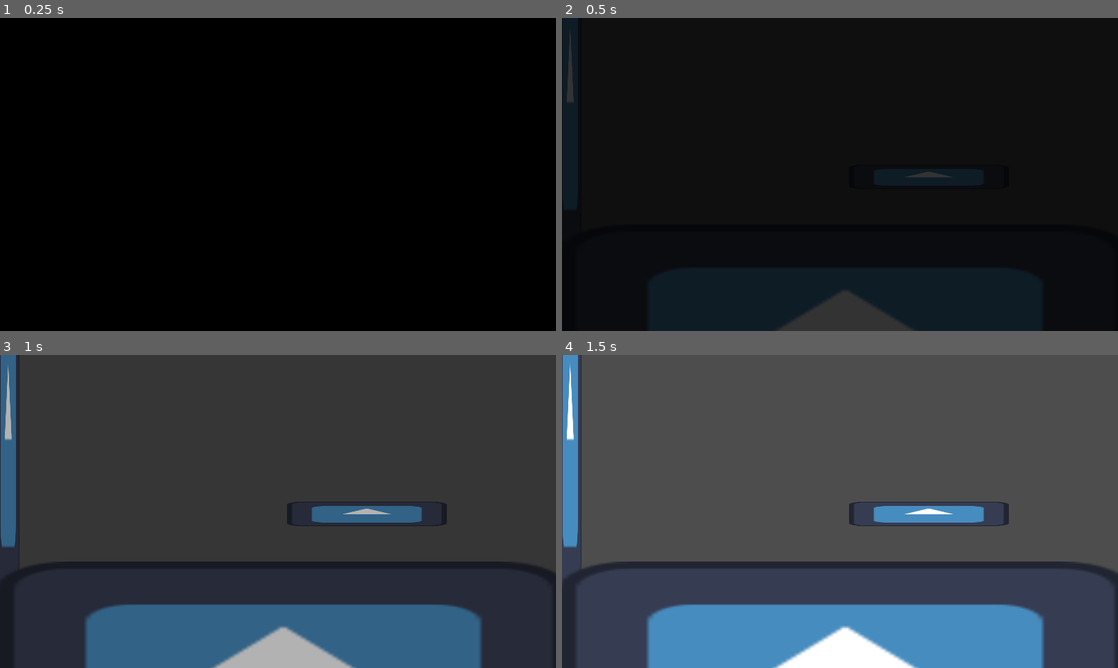
Above: before the commit, frames 1-4 (two rows, left to right).
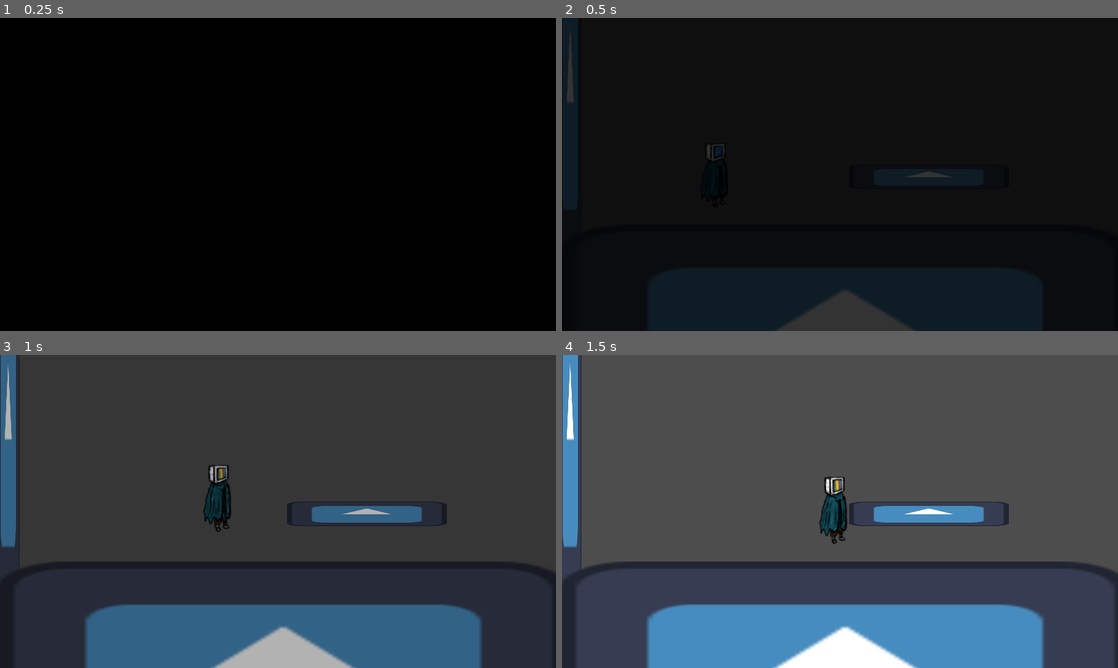
Above: after the commit, the same moments.

Repository: rainy-day-game/Project-Freeze
Game: Godot game, scene res://Logo Intro/intro.tscn
Same seed, same stepped clock (60 frames per second), same inputs: the game is played once before the commit and once after it. The engine's default icon, where the game draws it, is replaced by a stand-in: a white triangle on a blue panel in a dark square. Video files are missing from this copy of the repository; at most half a second of black plays in their place.
Inputs:
- Up to frame 1 (0.25 s): no input
- Up to frame 2 (0.5 s): no input
- Up to frame 3 (1 s): tap Enter (ui_accept) at 0.5, 0.77 s; hold Right (ui_right) from 0.53 s (still down)
- Up to frame 4 (1.5 s): keep holding Right (ui_right)

Frame 1 is identical in both runs. In frame 2, less than 0.1% of the frame differs, in the area x 26-30%, y 40-46%; in frame 3, 0.8%; in frame 4, 0.8%, in the area x 46-52%, y 38-61%.

Commit message:
oops i messed up the merge

Diff:
--- a/Player.tscn
+++ b/Player.tscn
@@ -1,19 +1,20 @@
-[gd_scene load_steps=16 format=3 uid="uid://b3rcve8ampq0s"]
+[gd_scene load_steps=18 format=3 uid="uid://b3rcve8ampq0s"]
 
-[ext_resource type="Texture2D" uid="uid://dhrmy1dydb2fh" path="res://image exports maincharacter/idle/idle left_0000.png" id="1_ipw7c"]
-[ext_resource type="Texture2D" uid="uid://ji8mkndnp7m4" path="res://image exports maincharacter/idle/idle left_0002.png" id="2_ij077"]
-[ext_resource type="Texture2D" uid="uid://t1i27ntvpbo5" path="res://image exports maincharacter/idle/idle left_0004.png" id="3_q1ihf"]
-[ext_resource type="Texture2D" uid="uid://coqx3us3pbg4v" path="res://image exports maincharacter/idle/main idle_0000.png" id="4_ewx5x"]
-[ext_resource type="Texture2D" uid="uid://bt3ktunecagof" path="res://image exports maincharacter/idle/main idle_0002.png" id="5_1jxjt"]
-[ext_resource type="Texture2D" uid="uid://c180ti2fgqcit" path="res://image exports maincharacter/idle/main idle_0004.png" id="6_3f54v"]
-[ext_resource type="Texture2D" uid="uid://eenp46tbv0gs" path="res://image exports maincharacter/left/walk left_0000.png" id="7_xec76"]
-[ext_resource type="Texture2D" uid="uid://44yk4bs7xskk" path="res://image exports maincharacter/left/walk left_0001.png" id="8_nc4fw"]
-[ext_resource type="Texture2D" uid="uid://dyb3bhvrt0i28" path="res://image exports maincharacter/left/walk left_0003.png" id="9_dji45"]
-[ext_resource type="Texture2D" uid="uid://dvjyy23w55bkc" path="res://image exports maincharacter/left/walk left_0005.png" id="10_pxqat"]
-[ext_resource type="Texture2D" uid="uid://dicohasqgvgi1" path="res://image exports maincharacter/right/walk right_0000.png" id="11_q5eau"]
-[ext_resource type="Texture2D" uid="uid://bw0n1b1karyaw" path="res://image exports maincharacter/right/walk right_0001.png" id="12_6hs6p"]
-[ext_resource type="Texture2D" uid="uid://dvcfkaddhkwup" path="res://image exports maincharacter/right/walk right_0003.png" id="13_a4lbu"]
-[ext_resource type="Texture2D" uid="uid://ubocc13a15jv" path="res://image exports maincharacter/right/walk right_0005.png" id="14_6xpte"]
+[ext_resource type="Script" path="res://Player.gd" id="1_bfcxh"]
+[ext_resource type="Texture2D" uid="uid://dhrmy1dydb2fh" path="res://art assets/Player/image exports maincharacter/idle/idle left_0000.png" id="1_ipw7c"]
+[ext_resource type="Texture2D" uid="uid://ji8mkndnp7m4" path="res://art assets/Player/image exports maincharacter/idle/idle left_0002.png" id="2_ij077"]
+[ext_resource type="Texture2D" uid="uid://t1i27ntvpbo5" path="res://art assets/Player/image exports maincharacter/idle/idle left_0004.png" id="3_q1ihf"]
+[ext_resource type="Texture2D" uid="uid://coqx3us3pbg4v" path="res://art assets/Player/image exports maincharacter/idle/main idle_0000.png" id="4_ewx5x"]
+[ext_resource type="Texture2D" uid="uid://bt3ktunecagof" path="res://art assets/Player/image exports maincharacter/idle/main idle_0002.png" id="5_1jxjt"]
+[ext_resource type="Texture2D" uid="uid://c180ti2fgqcit" path="res://art assets/Player/image exports maincharacter/idle/main idle_0004.png" id="6_3f54v"]
+[ext_resource type="Texture2D" uid="uid://eenp46tbv0gs" path="res://art assets/Player/image exports maincharacter/left/walk left_0000.png" id="7_xec76"]
+[ext_resource type="Texture2D" uid="uid://44yk4bs7xskk" path="res://art assets/Player/image exports maincharacter/left/walk left_0001.png" id="8_nc4fw"]
+[ext_resource type="Texture2D" uid="uid://dyb3bhvrt0i28" path="res://art assets/Player/image exports maincharacter/left/walk left_0003.png" id="9_dji45"]
+[ext_resource type="Texture2D" uid="uid://dvjyy23w55bkc" path="res://art assets/Player/image exports maincharacter/left/walk left_0005.png" id="10_pxqat"]
+[ext_resource type="Texture2D" uid="uid://dicohasqgvgi1" path="res://art assets/Player/image exports maincharacter/right/walk right_0000.png" id="11_q5eau"]
+[ext_resource type="Texture2D" uid="uid://bw0n1b1karyaw" path="res://art assets/Player/image exports maincharacter/right/walk right_0001.png" id="12_6hs6p"]
+[ext_resource type="Texture2D" uid="uid://dvcfkaddhkwup" path="res://art assets/Player/image exports maincharacter/right/walk right_0003.png" id="13_a4lbu"]
+[ext_resource type="Texture2D" uid="uid://ubocc13a15jv" path="res://art assets/Player/image exports maincharacter/right/walk right_0005.png" id="14_6xpte"]
 
 [sub_resource type="SpriteFrames" id="SpriteFrames_yqn7q"]
 animations = [{
@@ -91,10 +92,19 @@
 "speed": 5.0
 }]
 
-[node name="Node2D" type="Node2D"]
+[sub_resource type="CapsuleShape2D" id="CapsuleShape2D_y4bdy"]
+radius = 30.0
+height = 150.0
 
-[node name="player" type="Node2D" parent="."]
+[node name="Player" type="CharacterBody2D"]
+script = ExtResource("1_bfcxh")
 
-[node name="AnimatedSprite2D" type="AnimatedSprite2D" parent="player"]
+[node name="AnimatedSprite2D" type="AnimatedSprite2D" parent="."]
+position = Vector2(43, -43)
+scale = Vector2(1.67188, 1.67188)
 sprite_frames = SubResource("SpriteFrames_yqn7q")
-animation = &"jump"
+animation = &"idle right"
+
+[node name="CollisionShape2D" type="CollisionShape2D" parent="."]
+position = Vector2(44, -52)
+shape = SubResource("CapsuleShape2D_y4bdy")
Not shown: 1 places in room_1.tscn that only renumber resources
